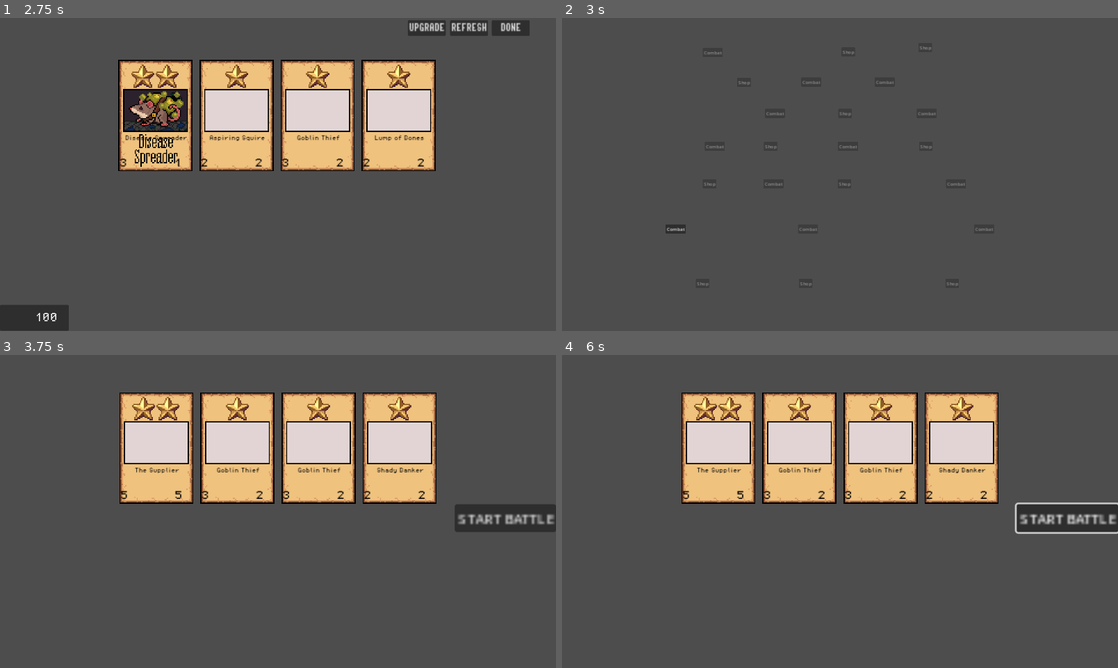
Above: before the commit, frames 1-4 (two rows, left to right).
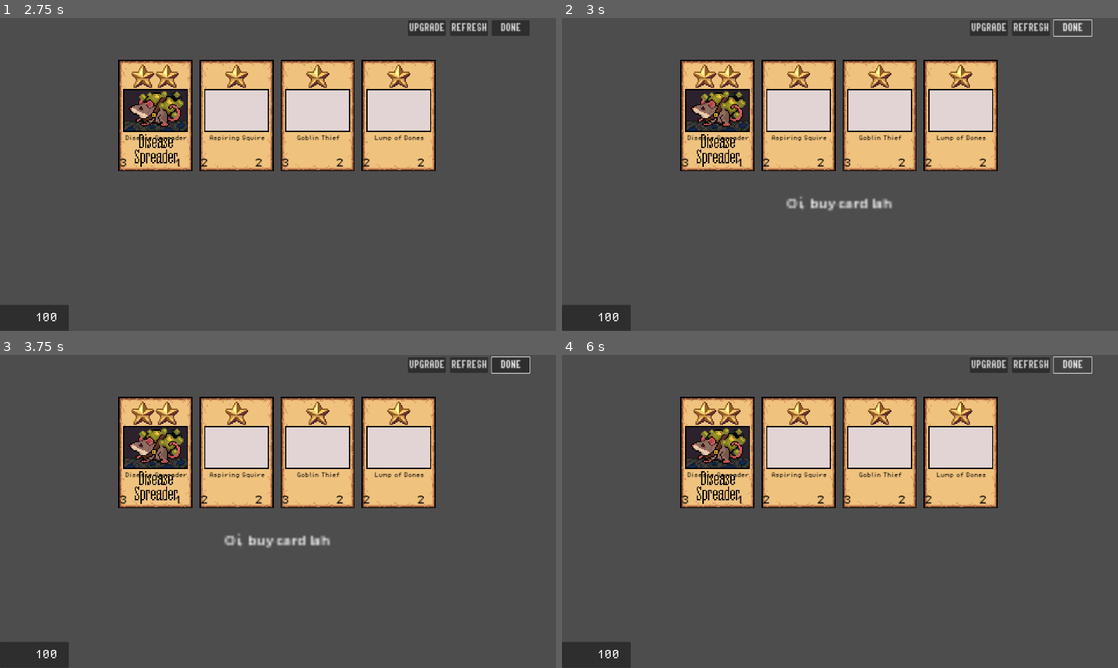
Above: after the commit, the same moments.

Repository: wenyng0526-boop/whateverproject
Game: Godot game, scene res://Scenes/main_menu.tscn
Same seed, same stepped clock (60 frames per second), same inputs: the game is played once before the commit and once after it. The engine's default icon, where the game draws it, is replaced by a stand-in: a white triangle on a blue panel in a dark square.
Inputs (mouse positions are in pixels of both pictures, inside the frame that each line leads up to):
- Up to frame 1 (2.75 s): click (278, 215) at 0.5 s; click (278, 187) at 1.25 s; click "Shop" at 2 s
- Up to frame 2 (3 s): click "DONE" at 2.75 s
- Up to frame 3 (3.75 s): click (111, 564) at 3.5 s, where only the run before the commit has a clickable "Combat"
- Up to frame 4 (6 s): click (1067, 517) at 4.25 s, where only the run before the commit has a clickable "START BATTLE"; click (1067, 517) at 5 s, where only the run before the commit has a clickable "START BATTLE"; click (1073, 364) at 5.75 s, where only the run after the commit has a clickable "DONE"

Frame 1 is identical in both runs. In frame 2, 21% of the frame differs, in the area x 0-96%, y 0-100%; in frame 3, 13%; in frame 4, 13%.

Commit message:
can scroll map, hit animation , add enemy in every combat and dont let player go to combat if dont have card on hand

Diff:
--- a/Scenes/CardUI.tscn
+++ b/Scenes/CardUI.tscn
@@ -2,9 +2,9 @@
 
 [ext_resource type="Script" path="res://Scipts/card.gd" id="1_ywfkn"]
 [ext_resource type="Resource" uid="uid://du5degasdr5q1" path="res://Minion Resource/Goblin/goblin_thief.tres" id="2_puuy4"]
-[ext_resource type="FontFile" uid="uid://d4jftloaibius" path="res://Assets/fonts/PixelOperator8.ttf" id="3_qojfg"]
+[ext_resource type="FontFile" uid="uid://d4jftloaibius" path="res://Assets/Fonts/PixelOperator8.ttf" id="3_qojfg"]
 [ext_resource type="Texture2D" uid="uid://yyckgl138lyv" path="res://Assets/card placeholders/Cost 1 card.png" id="4_5yg2h"]
-[ext_resource type="FontFile" uid="uid://e2g4j1nu4f4l" path="res://Assets/fonts/PixelOperator8-Bold.ttf" id="5_cnq3a"]
+[ext_resource type="FontFile" uid="uid://e2g4j1nu4f4l" path="res://Assets/Fonts/PixelOperator8-Bold.ttf" id="5_cnq3a"]
 
 [sub_resource type="StyleBoxFlat" id="StyleBoxFlat_enw12"]
 bg_color = Color(0.0952803, 0.00534092, 0.202849, 1)
@@ -16,21 +16,6 @@
 expand_margin_top = 15.0
 expand_margin_right = 15.0
 expand_margin_bottom = 15.0
-
-[sub_resource type="Animation" id="Animation_22ihi"]
-length = 0.001
-tracks/0/type = "value"
-tracks/0/imported = false
-tracks/0/enabled = true
-tracks/0/path = NodePath("CardVisual:scale")
-tracks/0/interp = 1
-tracks/0/loop_wrap = true
-tracks/0/keys = {
-"times": PackedFloat32Array(0),
-"transitions": PackedFloat32Array(1),
-"update": 0,
-"values": [Vector2(1, 1)]
-}
 
 [sub_resource type="Animation" id="Animation_2qsxy"]
 resource_name = "attack_enemy"
@@ -109,8 +94,8 @@
 "values": [Vector2(1, 1), Vector2(1.1, 1.1), Vector2(0.9, 0.9), Vector2(1.15, 1.15), Vector2(1, 1)]
 }
 
-[sub_resource type="Animation" id="Animation_y2k82"]
-resource_name = "hit"
+[sub_resource type="Animation" id="Animation_o41o0"]
+resource_name = "hit_player"
 length = 0.5
 step = 0.025
 tracks/0/type = "value"
@@ -125,14 +110,79 @@
 "update": 0,
 "values": [0.0, -0.174533, 0.0, 0.174533, 0.0, -0.0872665, 0.0, 0.0872665, 0.0, -0.0523599, 0.0]
 }
+tracks/1/type = "value"
+tracks/1/imported = false
+tracks/1/enabled = true
+tracks/1/path = NodePath("CardVisual/HitFlash:color")
+tracks/1/interp = 1
+tracks/1/loop_wrap = true
+tracks/1/keys = {
+"times": PackedFloat32Array(0, 0.05, 0.1, 0.15, 0.25, 0.4, 0.5),
+"transitions": PackedFloat32Array(1, 1, 1, 1, 1, 1, 1),
+"update": 0,
+"values": [Color(1, 1, 1, 1), Color(1, 1, 1, 0.784314), Color(1, 1, 1, 0.196078), Color(1, 1, 1, 0.784314), Color(1, 1, 1, 1), Color(1, 1, 1, 0.117647), Color(1, 1, 1, 0)]
+}
+tracks/2/type = "value"
+tracks/2/imported = false
+tracks/2/enabled = true
+tracks/2/path = NodePath("CardVisual:position")
+tracks/2/interp = 1
+tracks/2/loop_wrap = true
+tracks/2/keys = {
+"times": PackedFloat32Array(0, 0.05, 0.225, 0.5),
+"transitions": PackedFloat32Array(1, 1, 1, 1),
+"update": 0,
+"values": [Vector2(0, 0), Vector2(0, 90), Vector2(0, 80), Vector2(0, 0)]
+}
+
+[sub_resource type="Animation" id="Animation_y2k82"]
+resource_name = "hit_enemy"
+length = 0.5
+step = 0.025
+tracks/0/type = "value"
+tracks/0/imported = false
+tracks/0/enabled = true
+tracks/0/path = NodePath(".:rotation")
+tracks/0/interp = 1
+tracks/0/loop_wrap = true
+tracks/0/keys = {
+"times": PackedFloat32Array(0, 0.05, 0.1, 0.15, 0.2, 0.25, 0.3, 0.35, 0.4, 0.45, 0.5),
+"transitions": PackedFloat32Array(1, 1, 1, 1, 1, 1, 1, 1, 1, 1, 1),
+"update": 0,
+"values": [0.0, -0.174533, 0.0, 0.174533, 0.0, -0.0872665, 0.0, 0.0872665, 0.0, -0.0523599, 0.0]
+}
+tracks/1/type = "value"
+tracks/1/imported = false
+tracks/1/enabled = true
+tracks/1/path = NodePath("CardVisual/HitFlash:color")
+tracks/1/interp = 1
+tracks/1/loop_wrap = true
+tracks/1/keys = {
+"times": PackedFloat32Array(0, 0.05, 0.1, 0.15, 0.25, 0.4, 0.5),
+"transitions": PackedFloat32Array(1, 1, 1, 1, 1, 1, 1),
+"update": 0,
+"values": [Color(1, 1, 1, 1), Color(1, 1, 1, 0.784314), Color(1, 1, 1, 0.196078), Color(1, 1, 1, 0.784314), Color(1, 1, 1, 1), Color(1, 1, 1, 0.117647), Color(1, 1, 1, 0)]
+}
+tracks/2/type = "value"
+tracks/2/imported = false
+tracks/2/enabled = true
+tracks/2/path = NodePath("CardVisual:position")
+tracks/2/interp = 1
+tracks/2/loop_wrap = true
+tracks/2/keys = {
+"times": PackedFloat32Array(0, 0.05, 0.225, 0.4),
+"transitions": PackedFloat32Array(1, 1, 1, 1),
+"update": 0,
+"values": [Vector2(0, 0), Vector2(0, -70), Vector2(0, -80), Vector2(0, 0)]
+}
 
 [sub_resource type="AnimationLibrary" id="AnimationLibrary_4eghi"]
 _data = {
-"RESET": SubResource("Animation_22ihi"),
 "attack_enemy": SubResource("Animation_2qsxy"),
 "attack_player": SubResource("Animation_2jae0"),
 "fusion": SubResource("Animation_2mx7q"),
-"hit": SubResource("Animation_y2k82")
+"hit_enemy": SubResource("Animation_y2k82"),
+"hit_player": SubResource("Animation_o41o0")
 }
 
 [node name="CardUI" type="Control" node_paths=PackedStringArray("name_label", "attack_label", "health_label", "picture", "desc_name_label", "description_label", "animation_player")]
@@ -166,6 +216,7 @@
 
 [node name="CardDescription" type="Control" parent="CardVisual"]
 visible = false
+layout_mode = 3
 anchors_preset = 0
 offset_right = 40.0
 offset_bottom = 40.0
@@ -276,6 +327,21 @@
 grow_vertical = 2
 texture = ExtResource("4_5yg2h")
 
+[node name="HitFlash" type="ColorRect" parent="CardVisual"]
+custom_minimum_size = Vector2(180, 250)
+layout_mode = 1
+anchors_preset = 15
+anchor_right = 1.0
+anchor_bottom = 1.0
+offset_left = -33.0
+offset_top = -63.0
+offset_right = 35.0
+offset_bottom = 66.0
+grow_horizontal = 2
+grow_vertical = 2
+mouse_filter = 2
+color = Color(1, 1, 1, 0)
+
 [node name="AnimationPlayer" type="AnimationPlayer" parent="."]
 libraries = {
 "": SubResource("AnimationLibrary_4eghi")
--- a/Scenes/Reward.tscn
+++ b/Scenes/Reward.tscn
@@ -96,9 +96,9 @@
 anchor_right = 0.5
 anchor_bottom = 0.5
 offset_left = -366.0
-offset_top = -265.0
+offset_top = -222.0
 offset_right = 366.0
-offset_bottom = -52.0
+offset_bottom = -9.0
 grow_horizontal = 2
 grow_vertical = 2
 theme_override_font_sizes/font_size = 50
@@ -112,32 +112,34 @@
 anchor_top = 0.5
 anchor_right = 0.5
 anchor_bottom = 0.5
-offset_left = -176.0
-offset_top = -196.0
-offset_right = 146.0
-offset_bottom = -127.0
+offset_left = -157.0
+offset_top = -190.0
+offset_right = 165.0
+offset_bottom = -121.0
 grow_horizontal = 2
 grow_vertical = 2
 theme_override_font_sizes/font_size = 50
 text = "   Pathetic!"
 
 [node name="Failure_screen3" type="Label" parent="."]
-layout_mode = 1
-anchors_preset = 8
-anchor_left = 0.5
-anchor_top = 0.5
-anchor_right = 0.5
-anchor_bottom = 0.5
-offset_left = -119.0
-offset_top = -190.0
-offset_right = 106.0
-offset_bottom = -121.0
+visible = false
+layout_mode = 1
+anchors_preset = 8
+anchor_left = 0.5
+anchor_top = 0.5
+anchor_right = 0.5
+anchor_bottom = 0.5
+offset_left = -236.0
+offset_top = -219.0
+offset_right = 223.0
+offset_bottom = -150.0
 grow_horizontal = 2
 grow_vertical = 2
 theme_override_font_sizes/font_size = 50
 text = "  Absolutely Wiped!"
 
 [node name="Success_screen(reward)" type="Label" parent="."]
+visible = false
 layout_mode = 1
 anchors_preset = 8
 anchor_left = 0.5
@@ -154,6 +156,7 @@
 text = "10"
 
 [node name="Success_screen(reward)2" type="Label" parent="."]
+visible = false
 layout_mode = 1
 offset_left = 560.0
 offset_top = 615.0
@@ -195,9 +198,9 @@
 anchor_right = 0.5
 anchor_bottom = 0.5
 offset_left = -295.0
-offset_top = -37.0
+offset_top = -77.0
 offset_right = 298.0
-offset_bottom = 32.0
+offset_bottom = -8.0
 grow_horizontal = 2
 grow_vertical = 2
 theme_override_font_sizes/font_size = 50
--- a/Scenes/combat_scene.tscn
+++ b/Scenes/combat_scene.tscn
@@ -22,6 +22,7 @@
 [ext_resource type="Resource" uid="uid://u8tsstd5v52u" path="res://Minion Resource/Knight/honorary_knight.tres" id="14_jxep6"]
 
 [node name="Combat_Scene" type="Node2D" node_paths=PackedStringArray("player_container", "enemy_container")]
+position = Vector2(2, 0)
 script = ExtResource("1_1ge3h")
 player_container = NodePath("PlayerCenter/PlayerContainer")
 enemy_container = NodePath("EnemyCenter/EnemyContainer")
--- /dev/null
+++ b/Scenes/hiteffect.gdshader
@@ -0,0 +1,15 @@
+shader_type canvas_item;
+
+uniform float flash_amount : hint_range(0.0, 1.0) = 0.0;
+
+void fragment() {
+	vec4 original_color = texture(TEXTURE, UV);
+
+	vec3 flash_color = mix(
+		original_color.rgb,  //original color of card
+		vec3(1.0), //RGB
+		flash_amount
+	);
+
+	COLOR = vec4(flash_color, original_color.a);
+}
--- a/Scenes/map.tscn
+++ b/Scenes/map.tscn
@@ -1,6 +1,7 @@
-[gd_scene load_steps=2 format=3 uid="uid://bts1pm5edlc0y"]
+[gd_scene load_steps=3 format=3 uid="uid://bts1pm5edlc0y"]
 
 [ext_resource type="PackedScene" uid="uid://c5r3h7s0140do" path="res://Scenes/map_node.tscn" id="1_j0sno"]
+[ext_resource type="Script" path="res://Scipts/camera_2d.gd" id="2_wdtea"]
 
 [node name="Map" type="Node2D"]
 
@@ -147,3 +148,7 @@
 position = Vector2(1231, 86)
 text = "Shop"
 node_index = 36
+
+[node name="Camera2D" type="Camera2D" parent="."]
+position = Vector2(960, 540)
+script = ExtResource("2_wdtea")
--- a/Scenes/shop_scene.tscn
+++ b/Scenes/shop_scene.tscn
@@ -3,11 +3,11 @@
 [ext_resource type="PackedScene" uid="uid://v8ivyevagaw0" path="res://Scenes/CardUI.tscn" id="1_oql1m"]
 [ext_resource type="Script" path="res://Scipts/shop_manager.gd" id="1_s0dvk"]
 [ext_resource type="Resource" uid="uid://b05y0n3q37vtn" path="res://Other resource/shop_card.tres" id="3_inuco"]
-[ext_resource type="FontFile" uid="uid://e2g4j1nu4f4l" path="res://Assets/fonts/PixelOperator8-Bold.ttf" id="4_a2dmr"]
+[ext_resource type="FontFile" uid="uid://e2g4j1nu4f4l" path="res://Assets/Fonts/PixelOperator8-Bold.ttf" id="4_a2dmr"]
 [ext_resource type="Script" path="res://Scipts/currency_ui.gd" id="5_nrsk7"]
-[ext_resource type="FontFile" uid="uid://d4jftloaibius" path="res://Assets/fonts/PixelOperator8.ttf" id="6_vi0a5"]
-
-[node name="Shop Scene" type="Node2D" node_paths=PackedStringArray("card_container", "player_container", "hand_container", "confirm_panel", "confirm_label")]
+[ext_resource type="FontFile" uid="uid://d4jftloaibius" path="res://Assets/Fonts/PixelOperator8.ttf" id="6_vi0a5"]
+
+[node name="Shop Scene" type="Node2D" node_paths=PackedStringArray("card_container", "player_container", "hand_container", "confirm_panel", "confirm_label", "warning_label")]
 script = ExtResource("1_s0dvk")
 card_ui = ExtResource("1_oql1m")
 shop_cards = ExtResource("3_inuco")
@@ -16,6 +16,7 @@
 hand_container = NodePath("HandCenter/HandContainer")
 confirm_panel = NodePath("ConfirmUI")
 confirm_label = NodePath("ConfirmUI/Panel/Control/MessageLabel")
+warning_label = NodePath("WarningLabel")
 
 [node name="PlayerCenter" type="CenterContainer" parent="."]
 offset_left = 380.0
@@ -190,6 +191,15 @@
 action_mode = 0
 text = "NO"
 
+[node name="WarningLabel" type="Label" parent="."]
+visible = false
+offset_left = 775.0
+offset_top = 600.0
+offset_right = 896.0
+offset_bottom = 623.0
+scale = Vector2(3, 3)
+text = "Oi, buy card lah"
+
 [connection signal="pressed" from="Refresh Button" to="." method="_on_refresh_button_pressed"]
 [connection signal="pressed" from="Done Button" to="." method="_on_done_button_pressed"]
 [connection signal="pressed" from="Upgrade Button" to="." method="_on_upgrade_button_pressed"]
--- /dev/null
+++ b/Scenes/warning_label.gd
@@ -0,0 +1,11 @@
+extends Label
+
+
+# Called when the node enters the scene tree for the first time.
+func _ready() -> void:
+	pass # Replace with function body.
+
+
+# Called every frame. 'delta' is the elapsed time since the previous frame.
+func _process(delta: float) -> void:
+	pass
--- /dev/null
+++ b/Scipts/camera_2d.gd
@@ -0,0 +1,20 @@
+extends Camera2D
+
+@export var scroll_speed: float = 120.0
+@export var min_y: float = 300.0
+@export var max_y: float = 1000.0
+
+
+func _unhandled_input(event: InputEvent) -> void:
+	if event is InputEventMouseButton and event.pressed:
+
+		# Scroll upward
+		if event.button_index == MOUSE_BUTTON_WHEEL_UP:
+			position.y -= scroll_speed
+
+		# Scroll downward
+		elif event.button_index == MOUSE_BUTTON_WHEEL_DOWN:
+			position.y += scroll_speed
+
+		# Prevent the camera from scrolling outside the map
+		position.y = clamp(position.y, min_y, max_y)
--- a/Scipts/card.gd
+++ b/Scipts/card.gd
@@ -165,7 +165,11 @@
 
 #card been attaked or dead, it play aniamation
 func play_hit_animation() -> void:
-	animation_player.play("hit")
+	if team == "Player":
+		animation_player.play("hit_player")
+	else:
+		animation_player.play("hit_enemy")
+
 	await animation_player.animation_finished
 
 #card attack animation
--- a/Scipts/combat_manager.gd
+++ b/Scipts/combat_manager.gd
@@ -40,7 +40,8 @@
 	spawn_hand_cards()
 
 	if GameState.combat_mode == GameState.CombatMode.NORMAL:
-		spawn_random_enemies(GameState.current_wave)
+		var combat_number: int = GameState.win_count + 1
+		spawn_random_enemies(combat_number)
 	else:
 		battle_started = true
 		await get_tree().process_frame
@@ -425,15 +426,15 @@
 	GameState.deployed_cards.clear()
 
 
-func spawn_random_enemies(wave: int) -> void:
+func spawn_random_enemies(combat_number: int) -> void:
 	for child in enemy_container.get_children():
 		enemy_container.remove_child(child)
 		child.queue_free()
 
-	var enemy_count = 4
+	var enemy_count: int = roll_enemy_count(combat_number)
 
 	for i in range(enemy_count):
-		var enemy_cost = roll_enemy_cost(wave)
+		var enemy_cost: int = roll_enemy_cost(combat_number)
 		var enemy_data: card_resource
 
 		if enemy_cost == 1:
@@ -447,27 +448,66 @@
 		enemy_container.add_child(card_instance)
 		card_instance.set_card_data(enemy_data)
 
-func roll_enemy_cost(wave: int) -> int:
-	var roll = randf()
-
-	if wave <= 4:
-		if roll < 0.10:
+
+func roll_enemy_cost(combat_number: int) -> int:
+	var roll := randf()
+
+	# Combat 1-2: only Cost 1 enemies
+	if combat_number <= 2:
+		return 1
+
+	# Combat 3-4
+	elif combat_number <= 4:
+		if roll < 0.20:
 			return 2
+
 		return 1
 
-	elif wave <= 8:
-		if roll < 0.03:
+	# Combat 5-6
+	elif combat_number <= 6:
+		if roll < 0.05:
 			return 3
-		elif roll < 0.35:
+		elif roll < 0.40:
 			return 2
+
 		return 1
 
-	else:
-		if roll < 0.20:
+	# Combat 7-8
+	elif combat_number <= 8:
+		if roll < 0.15:
 			return 3
 		elif roll < 0.60:
 			return 2
+
 		return 1
+
+	# Combat 9+
+	else:
+		if roll < 0.30:
+			return 3
+		elif roll < 0.75:
+			return 2
+
+		return 1
+
+
+func roll_enemy_count(combat_number: int) -> int:
+	if combat_number <= 2:
+		return 2
+
+	elif combat_number <= 4:
+		return randi_range(2, 3)
+
+	elif combat_number <= 6:
+		return randi_range(3, 4)
+
+	elif combat_number <= 8:
+		return randi_range(4, 5)
+
+	else:
+		return randi_range(5, 6)
+
+
 #rat effect
 func get_living_enemies(attacker: CardUI) -> Array[CardUI]:
 	var enemies: Array[CardUI] = []
--- a/Scipts/game_state.gd
+++ b/Scipts/game_state.gd
@@ -49,8 +49,8 @@
 		for i in range(hand_cards.size()):
 			for j in range(i+1,hand_cards.size()):
 				var card = hand_cards[i]
-				var duplicate = hand_cards[j]
-				if card.name == duplicate.name and card.fusion_tier == duplicate.fusion_tier:
+				var duplicate_card = hand_cards[j]
+				if card.name == duplicate_card.name and card.fusion_tier == duplicate_card.fusion_tier:
 					fuse_cards(i,j)
 					fusion_happened = true
 					break
@@ -101,7 +101,6 @@
 	var file = FileAccess.open(SAVE_PATH, FileAccess.WRITE)
 	file.store_string(JSON.stringify(save_data))
 
-	print("GAME SAVED")
 
 
 func load_game() -> String:
@@ -147,7 +146,6 @@
 
 	returned_from_failure_or_load = true
 
-	print("GAME LOADED")
 
 	return save_data["resume_scene"]
 
@@ -175,7 +173,6 @@
 
 	dir.list_dir_end()
 
-	print("ALL SAVE FILES DELETED")
 
 func reset_run():
 	hand_cards.clear()
@@ -192,5 +189,3 @@
 	shop_level = 1
 
 	delete_save_game()
-
-	print("NEW RUN STARTED")
--- a/Scipts/map_node.gd
+++ b/Scipts/map_node.gd
@@ -15,7 +15,7 @@
 		node_index not in GameState.available_nodes
 		or node_index in GameState.completed_nodes
 	)
-	button.pressed.connect(_on_button_pressed)
+
 	$Button.text = text
 
 func _on_button_pressed() -> void:
--- a/Scipts/shop_manager.gd
+++ b/Scipts/shop_manager.gd
@@ -7,6 +7,8 @@
 @export var hand_container : HBoxContainer
 @export var confirm_panel : Control
 @export var confirm_label : Label
+@export var warning_label: Label
+
 
 var refresh_cost = 1
 var sell_value: int = 1
@@ -149,9 +151,21 @@
 
 #done button
 func _on_done_button_pressed() -> void:
+	if GameState.hand_cards.is_empty():
+		await show_warning()
+		return
+
 	GameState.complete_node()
 	GameState.save_game("res://Scenes/map.tscn")
 	get_tree().change_scene_to_file("res://Scenes/map.tscn")
+
+func show_warning() -> void:
+	warning_label.show()
+
+	await get_tree().create_timer(3.0).timeout
+
+	warning_label.hide()
+
 
 #sell shet
 func _on_hand_card_clicked(card: CardUI) -> void:
Not shown, changed: Assets/Fonts/PixelOperator8-Bold.ttf.import
Not shown, changed: Assets/Fonts/PixelOperator8.ttf.import
